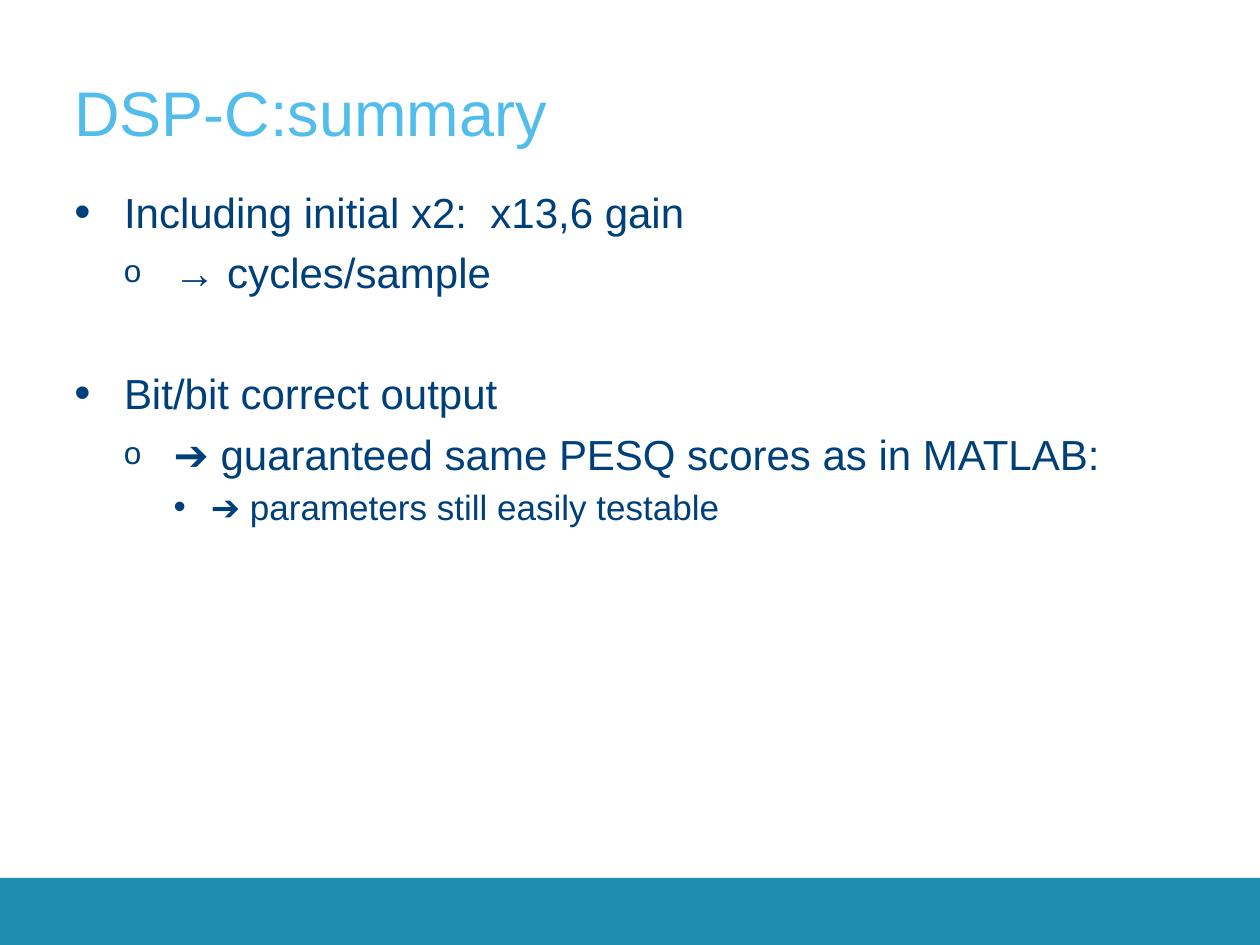
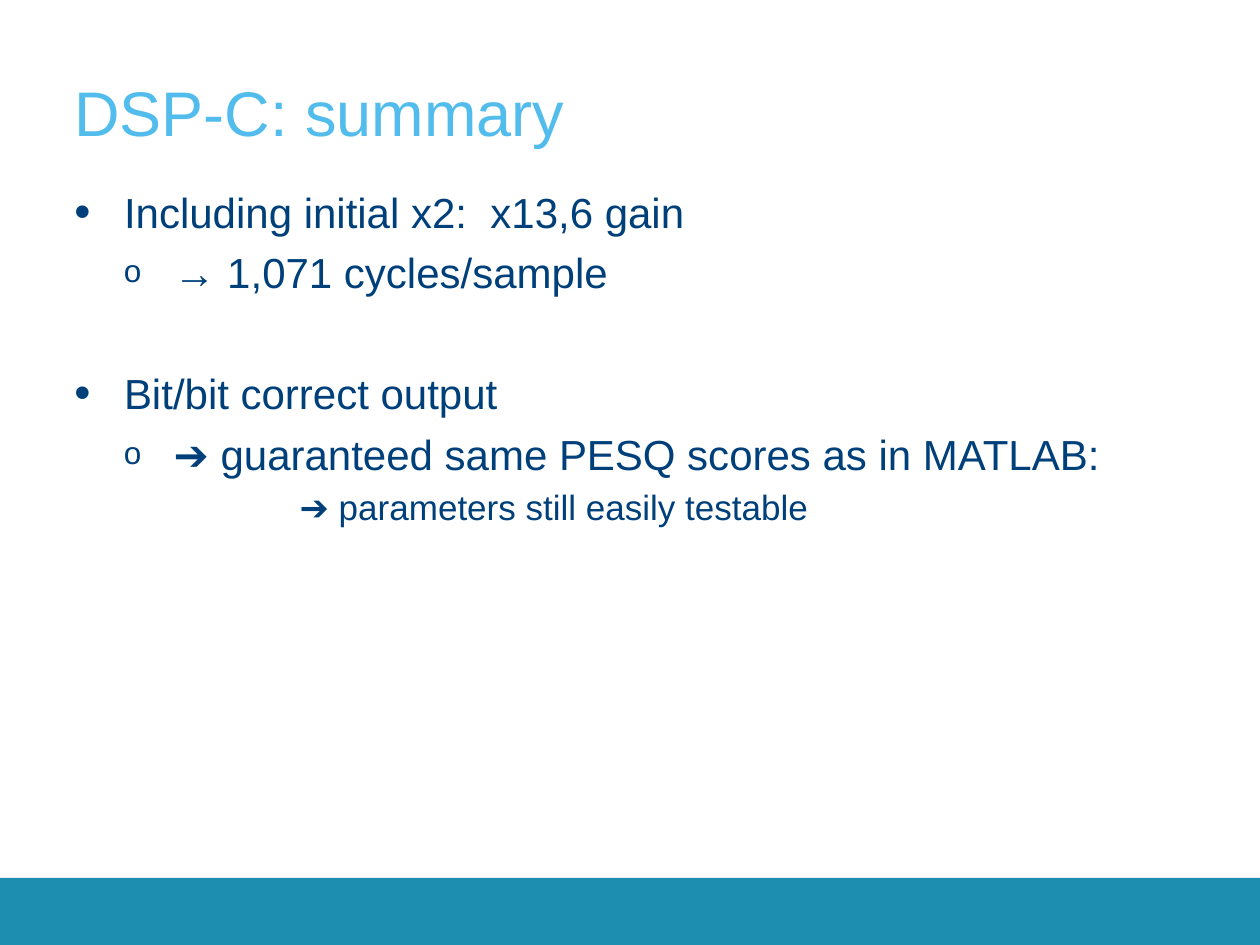
Before and after one commit to SepOwnage/P-O5, a slide deck: slide 21 of Presentatie/Presentation2.pptx (slide 20 before the commit). Drawn at 1260x945 pixels with LibreOffice and Linux fonts; fonts in the diff are those of the drawing; background and template pictures are left out. Boxes give left, top, right and bottom in pixels: in the first picture for what was removed or moved away, otherwise in the second. Text is boxed around its words. In the diff, an @@ line names an element or a change of style, - is before the commit and + after.

```diff
--- a/Presentatie/Presentation2.pptx
+++ b/Presentatie/Presentation2.pptx
@@ title at (74, 92, 564, 147): spaces changed @@
-DSP-C:summary
+DSP-C: summary
@@ text at (227, 257, 608, 297): text changed @@
-  o → cycles/sample
+  o → 1,071 cycles/sample
@@ text at (339, 494, 808, 527): bullet • to none @@
```
Also in this commit, not shown: 13 other slides changed, 2 slides added, 1 slide removed, 1 other file.
